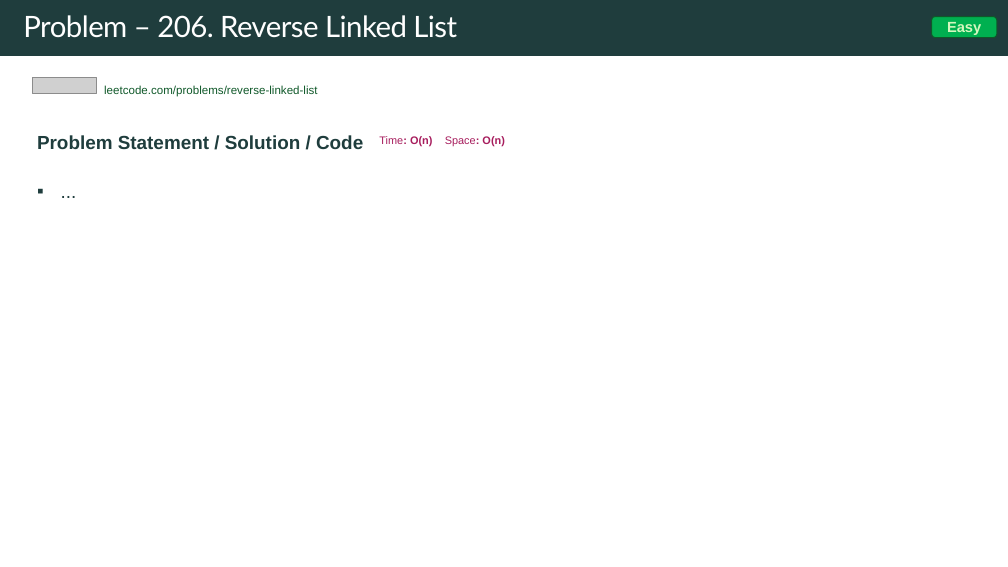
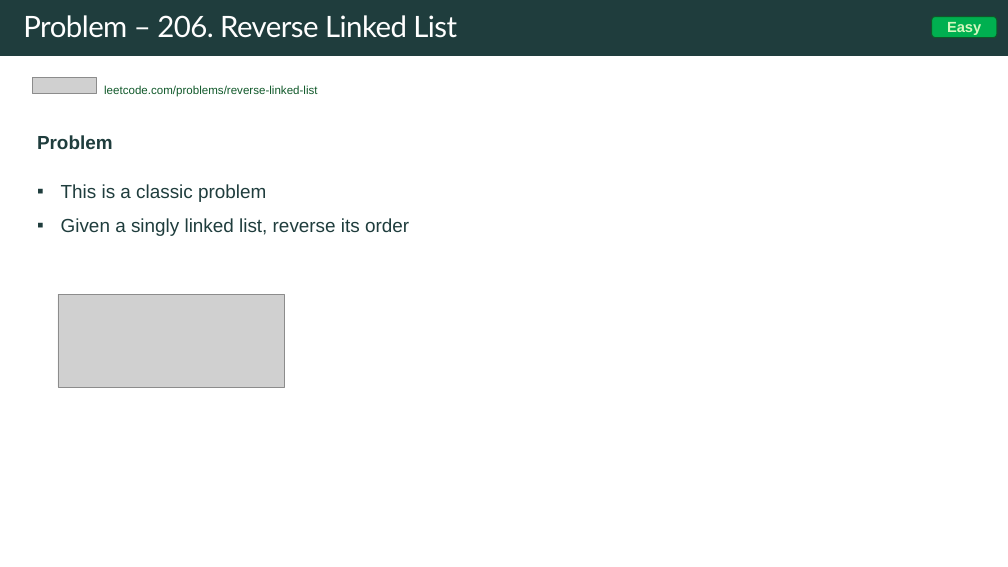
Before and after one commit to rfdavid/coding-interview-handbook-cpp, a slide deck: slide 200 of Algorithm and problem Solving Cheatsheet.pptm (slide 188 before the commit). Drawn at 1008x567 pixels with LibreOffice and Linux fonts; fonts in the diff are those of the drawing; grey boxes stand for pictures. Boxes give left, top, right and bottom in pixels: in the first picture for what was removed or moved away, otherwise in the second. Text is boxed around its words. In the diff, an @@ line names an element or a change of style, - is before the commit and + after.

Commit message:
problems updated

```diff
--- a/Algorithm and problem Solving Cheatsheet.pptm
+++ b/Algorithm and problem Solving Cheatsheet.pptm
@@ text at (x1=37, y1=135, x2=409, y2=236): text changed; bold off @@
-Problem Statement / Solution / Code Time: O(n) Space: O(n)
-▪ ...
+Problem
+▪ This is a classic problem
+▪ Given a singly linked list, reverse its order
@@ picture added at (x1=58, y1=294, x2=284, y2=387) @@
```
Also in this commit, not shown: 16 other slides changed, 24 slides added, 2 slides removed, 15 other files.
